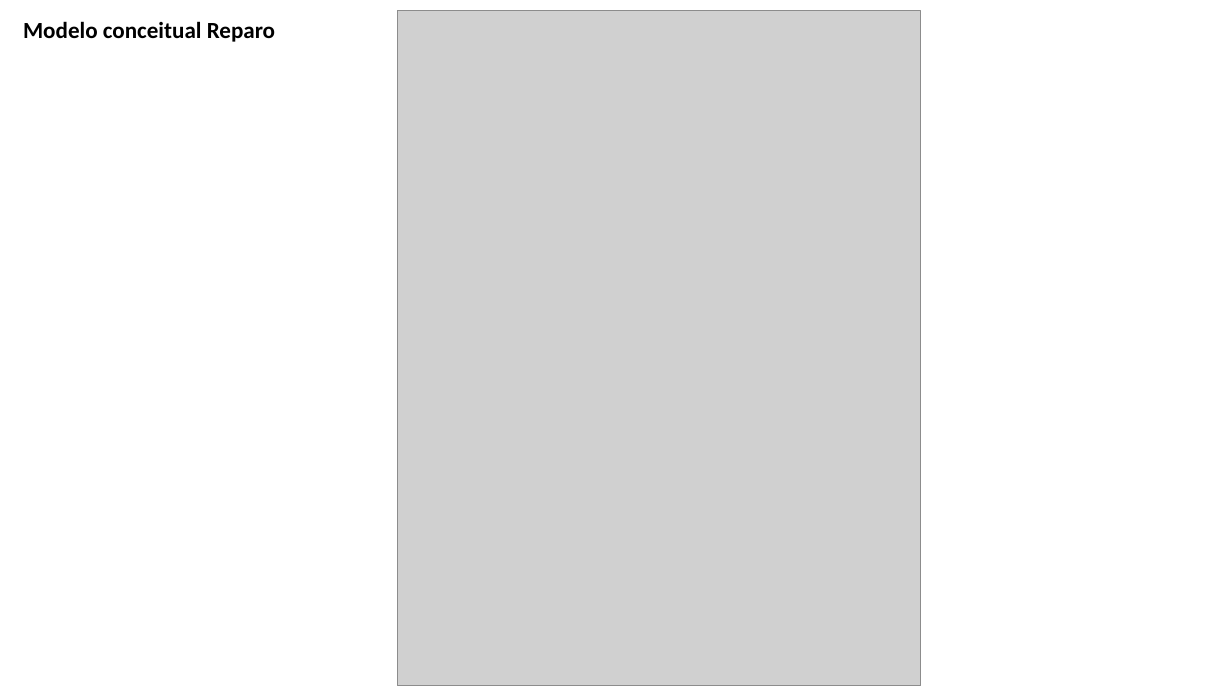
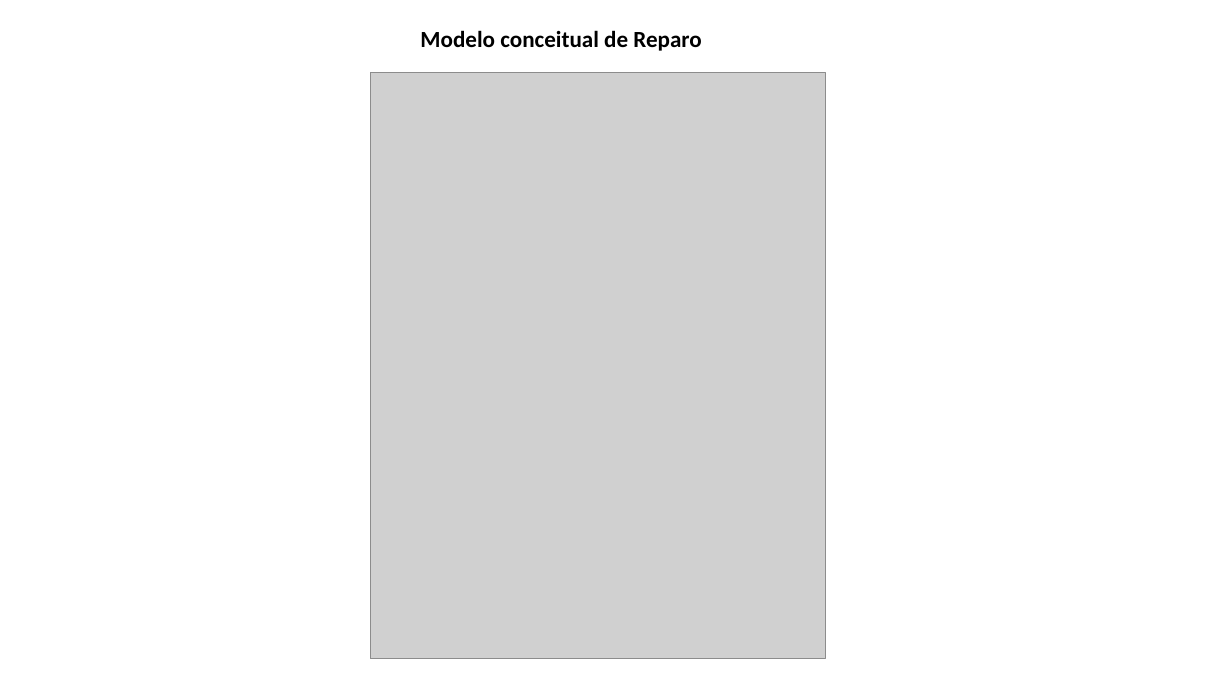
Before and after one commit to ph0980/OPE, a slide deck: slide 2 of Modelo conceitual/Ders.pptx. Drawn at 1232x693 pixels with LibreOffice and Linux fonts; fonts in the diff are those of the drawing; grey boxes stand for pictures. Boxes give left, top, right and bottom in pixels: in the first picture for what was removed or moved away, otherwise in the second. Text is boxed around its words. In the diff, an @@ line names an element or a change of style, - is before the commit and + after.

```diff
--- a/Modelo conceitual/Ders.pptx
+++ b/Modelo conceitual/Ders.pptx
@@ text at box(420, 30, 701, 51): text changed @@
-Modelo conceitual Reparo
+Modelo conceitual de Reparo
@@ picture: place and size @@
-picture at box(397, 11, 921, 687)
+picture at box(371, 72, 826, 659)
```
Also in this commit, not shown: 1 other slide changed, 13 other files.
